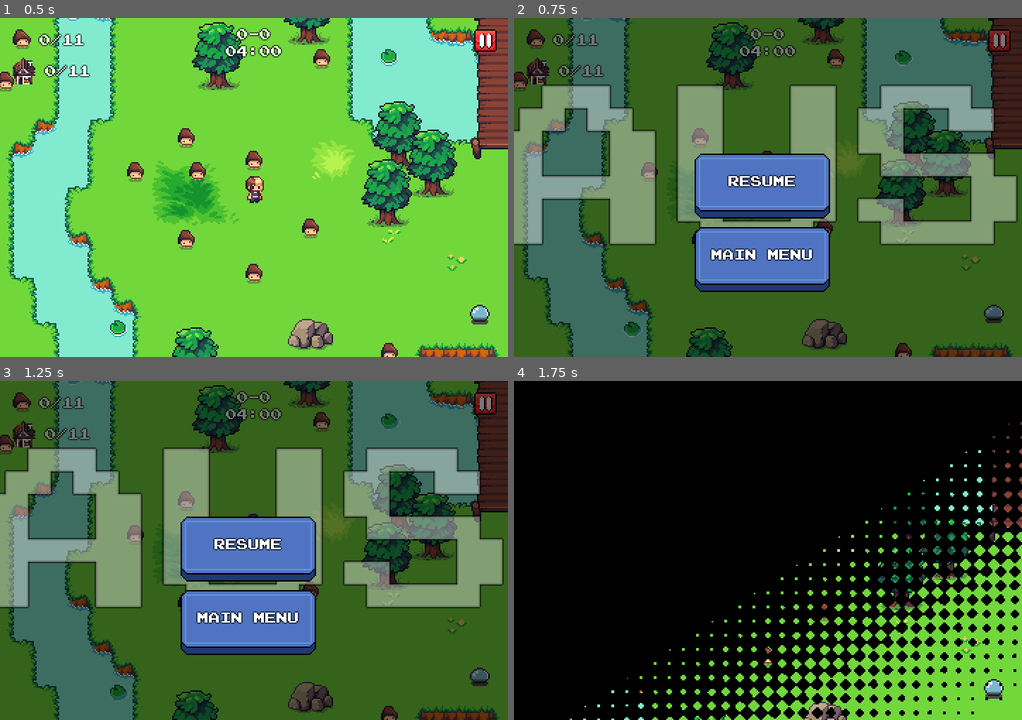
Above: before the commit, frames 1-4 (two rows, left to right).
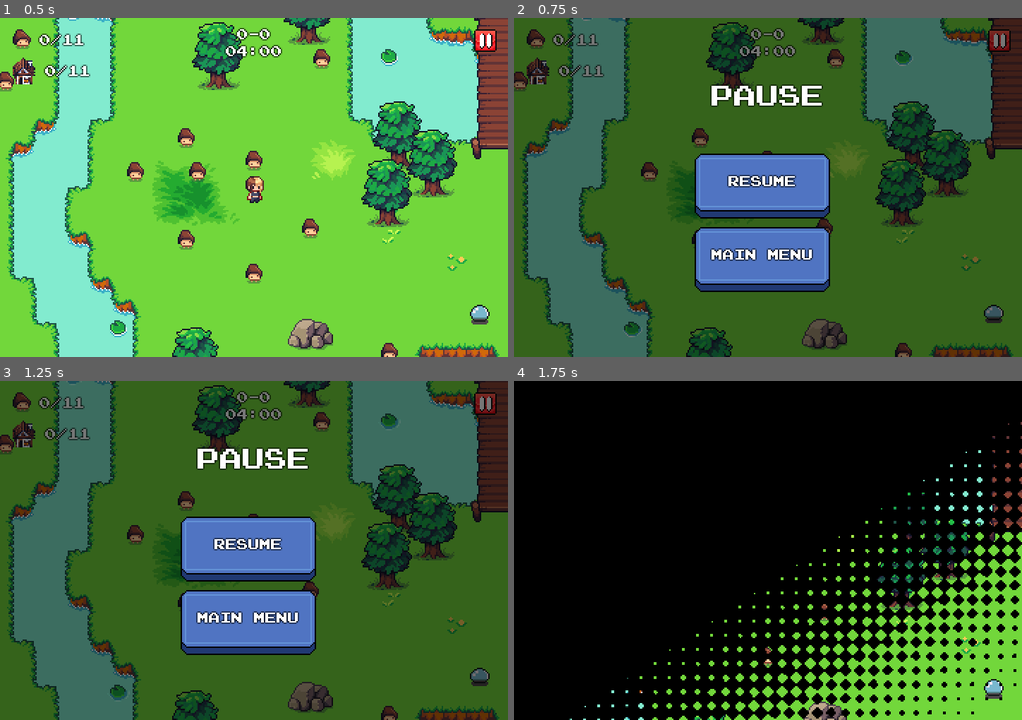
Above: after the commit, the same moments.

Repository: dmitrii-eremin/watch-your-step
Game: Godot game, scene res://scenes/world_scene.tscn
The game is run twice, just before and just after one commit, with the same random seed, the same clock (stepped at 60 frames per second) and the same inputs. This scene is started directly instead of the project's main scene.
Inputs (mouse positions are in pixels of both pictures, inside the frame that each line leads up to):
- Up to frame 1 (0.5 s): no input
- Up to frame 2 (0.75 s): click (1001, 41) at 0.5 s
- Up to frame 3 (1.25 s): no input
- Up to frame 4 (1.75 s): tap Enter (ui_accept) at 1.25, 1.52 s; move the mouse to (742, 618) at 1.27 s; hold Up (go_up) from 1.28 s (still down); click (742, 618) at 1.42 s

Frame 1 is identical in both runs. In frame 2, 23% of the frame differs, in the area x 0-100%, y 19-68%; in frame 3, 23%; in frame 4, nothing differs.
Error in both runs: Trying to assign value of type 'Nil' to a variable of type 'String'. (res://scenes/world_scene.gd:18)

Commit message:
fix size

Diff:
--- a/ui/hud_labels_big.tres
+++ b/ui/hud_labels_big.tres
@@ -4,8 +4,6 @@
 
 [resource]
 font = ExtResource("1_ck1ab")
-font_size = 128
-font_color = Color(1, 1, 1, 0.38431373)
 outline_size = 2
 outline_color = Color(0, 0, 0, 1)
 shadow_size = 0
